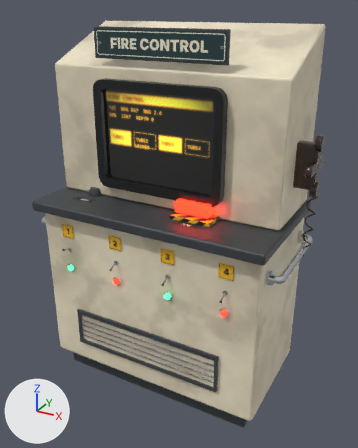
Renders of the glTF model submarine/models/props/FireControl.glb from each side of a commit.
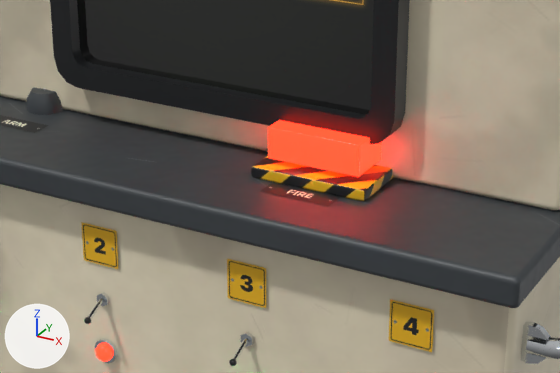
There are two pictures of each version: one whole from a 50 mm lens placed at (1.12, -1.97, 1.86), pointed at (0.04, -0.02, 0.88), one close up on the part from 22% to 78% of the width and 35% to 65% of the height. The axes (+X, +Y, +Z) are drawn at lower left. The lights are the same throughout. The last two pictures show the newer version. Where no turn or scale is listed for an object, it has been applied to the vertices. Vertices at exactly the same position are counted once.

Script lines for the objects in view, before the commit:
```python
ob_firecontrol_armkey = bpy.data.objects.new('FireControl_ArmKey', me_firecontrol_armkey)
ob_firecontrol_armkey.location = (-0.38, -0.12, 1.0)
ob_firecontrol_body = bpy.data.objects.new('FireControl_Body', me_firecontrol_body)
ob_firecontrol_body.location = (0.0, 0.0, 0.0)
ob_firecontrol_fireguard = bpy.data.objects.new('FireControl_FireGuard', me_firecontrol_fireguard)
ob_firecontrol_fireguard.location = (0.2, -0.02, 1.03)
```
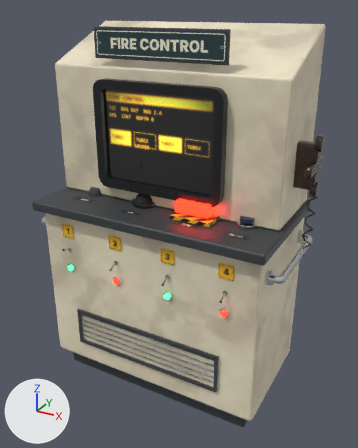
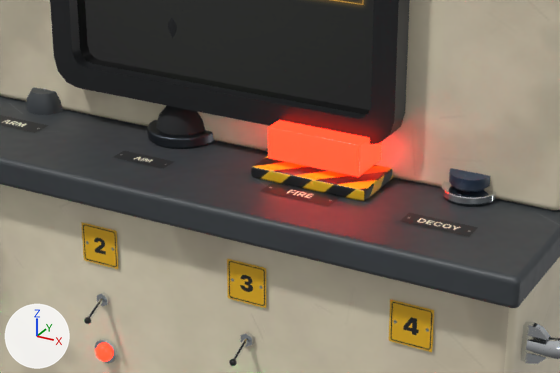
Boxes (x1, y1, x2, y2) around the edits, measured in the close-ups (560 x 373 px):
'FireControl_AimStick', added: after (156, 18, 205, 135)
    faces in mat_rubber (black #191b1e): (156, 106, 205, 135)
'FireControl_DecoyButton', added (blue): after (449, 168, 490, 192)
part 1 of me_firecontrol_body, added: after (441, 181, 496, 205)
part 2 of me_firecontrol_body, added: after (113, 151, 175, 169)
part 3 of me_firecontrol_body, added: after (400, 212, 478, 237)
part 4 of me_firecontrol_body, added: after (147, 120, 214, 149)
part 5 of me_firecontrol_body, added: after (442, 195, 495, 206)

Edits to the bpy script that builds the scene:
```text
Add img_label_decoy:
    img_label_decoy = load_image('label_decoy', '_unpacked/label_decoy', 512, 160, 'sRGB')
Add img_label_aim:
    img_label_aim = load_image('label_aim', '_unpacked/label_aim', 512, 160, 'sRGB')
Add img_paint_navy:
    img_paint_navy = load_image('paint_navy', '_unpacked/paint_navy', 512, 512, 'sRGB')
Add mat_label_decoy:
    mat_label_decoy = principled_material('label_decoy')
    mat_label_decoy.texture = img_label_decoy
    mat_label_decoy.roughness = 0.6
Add mat_label_aim:
    mat_label_aim = principled_material('label_aim')
    mat_label_aim.texture = img_label_aim
    mat_label_aim.roughness = 0.6
Add mat_paintnavy:
    mat_paintnavy = bpy.data.materials.new('PaintNavy')
    # uses the picture img_paint_navy
    # uses the picture img_paint_peel_n
Add mat_rubber:
    mat_rubber = principled_material('Rubber')
    mat_rubber.base_color = (0.0097, 0.0111, 0.0127)  # black #191b1e
    mat_rubber.roughness = 0.85
Change me_firecontrol_body:
    used by ob_firecontrol_body; location = (0.0, 0.0, 0.0)
    remove me_firecontrol_body.from_pydata(...)  # 2326 vertices, 4472 faces; spans x -0.65..0.68, y -0.35..0.31, z 0.0..1.8
    add me_firecontrol_body.from_pydata(...)  # 2742 vertices, 5280 faces; spans x -0.65..0.68, y -0.35..0.31, z 0.0..1.8
    me_firecontrol_body part 1: the loose piece of 120 vertices spanning x 0.14..0.26, y -0.18..-0.06, z 1.01..1.02 is copied, and the copy is scaled about its middle by (0.707, 0.707, 1), then moved by (0.23, 0.0, -0.01); it spans x 0.39..0.47, y -0.16..-0.08, z 1.0..1.02
    me_firecontrol_body part 2: the loose piece of 4 vertices spanning x 0.14..0.26, y -0.26..-0.22, z 1.0 is copied, and the copy is moved by (-0.29, 0.0, 0.0), in mat_label_aim (picture img_label_aim); it spans x -0.14..-0.04, y -0.26..-0.22, z 1.0
    me_firecontrol_body part 3: the loose piece of 4 vertices spanning x 0.14..0.26, y -0.26..-0.22, z 1.0 is copied, and the copy is moved by (0.23, 0.0, 0.0), in mat_label_decoy (picture img_label_decoy); it spans x 0.38..0.49, y -0.26..-0.22, z 1.0
    me_firecontrol_body part 4: a new loose piece of 144 vertices spanning x -0.15..-0.03, y -0.18..-0.06, z 1.0..1.02, in mat_darksteel (dark grey #494e54)
    me_firecontrol_body part 5: a new loose piece of 144 vertices spanning x 0.39..0.47, y -0.16..-0.08, z 1.0..1.01, in mat_darksteel (dark grey #494e54)
    add me_firecontrol_body.materials.append(mat_label_aim)  # picture img_label_aim
    add me_firecontrol_body.materials.append(mat_label_decoy)  # picture img_label_decoy
Add me_firecontrol_decoybutton:
    me_firecontrol_decoybutton.from_pydata(...)  # 74 vertices, 144 faces; spans x -0.032..0.032, y -0.032..0.032, z -0.002..0.022
    me_firecontrol_decoybutton.materials.append(mat_paintnavy)
Add me_firecontrol_aimstick:
    me_firecontrol_aimstick.from_pydata(...)  # 148 vertices, 284 faces; spans x -0.045..0.045, y -0.045..0.045, z 0.0..0.22
    # faces by material slot: [44, 120, 120]
    me_firecontrol_aimstick.materials.append(mat_chrome)  # white #e0e4e7
    me_firecontrol_aimstick.materials.append(mat_rubber)  # black #191b1e
    me_firecontrol_aimstick.materials.append(mat_blackplastic)  # black #181a1c
Add ob_firecontrol_decoybutton:
    ob_firecontrol_decoybutton = bpy.data.objects.new('FireControl_DecoyButton', me_firecontrol_decoybutton)
    ob_firecontrol_decoybutton.location = (0.43, -0.12, 1.018)
Add ob_firecontrol_aimstick:
    ob_firecontrol_aimstick = bpy.data.objects.new('FireControl_AimStick', me_firecontrol_aimstick)
    ob_firecontrol_aimstick.location = (-0.09, -0.12, 1.02)
```
